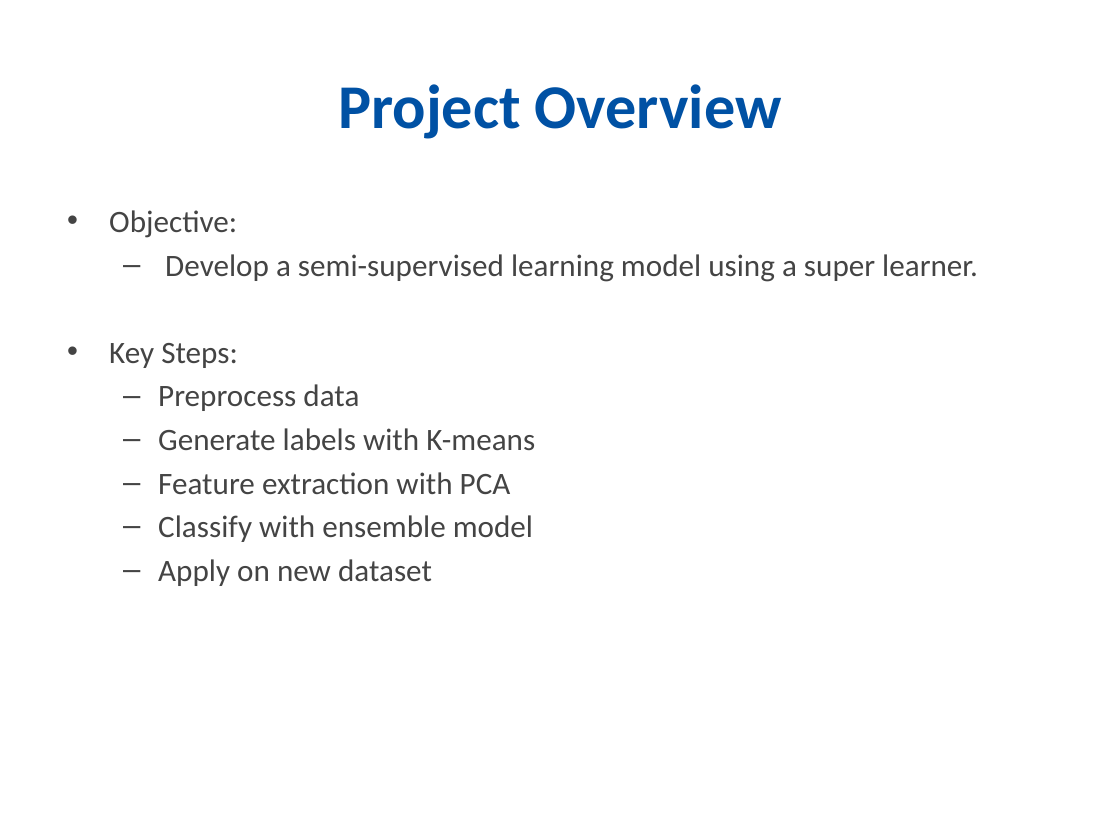
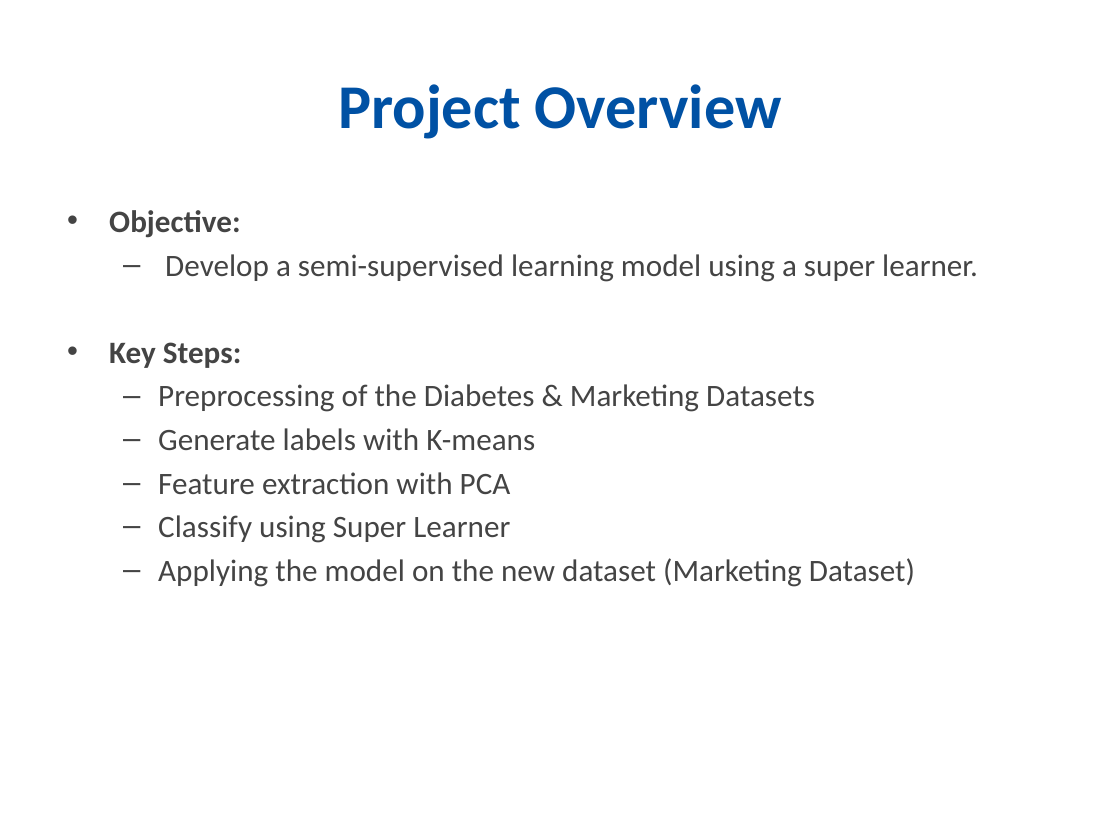
Before and after one commit to trivikram-bhavesh-budhabhatti/Data-Science-Project, a slide deck: slide 2 of documentation/SemiSupervised_Learning_ppt.pptx. Drawn at 1120x840 pixels with LibreOffice and Linux fonts; fonts in the diff are those of the drawing. Boxes give left, top, right and bottom in pixels: in the first picture for what was removed or moved away, otherwise in the second. Text is boxed around its words. In the diff, an @@ line names an element or a change of style, - is before the commit and + after.

```diff
--- a/documentation/SemiSupervised_Learning_ppt.pptx
+++ b/documentation/SemiSupervised_Learning_ppt.pptx
@@ text at (x1=109, y1=210, x2=241, y2=368): bold on in "Objective:", "Key Steps:" @@
@@ text at (x1=158, y1=384, x2=815, y2=412): text changed @@
-  – Preprocess data
+  – Preprocessing of the Diabetes & Marketing Datasets
@@ text at (x1=158, y1=515, x2=915, y2=587): text changed @@
-  – Classify with ensemble model
-  – Apply on new dataset
+  – Classify using Super Learner
+  – Applying the model on the new dataset (Marketing Dataset)
```
Also in this commit, not shown: 5 other slides changed, 4 slides added, 1 slide removed, 1 other file.
